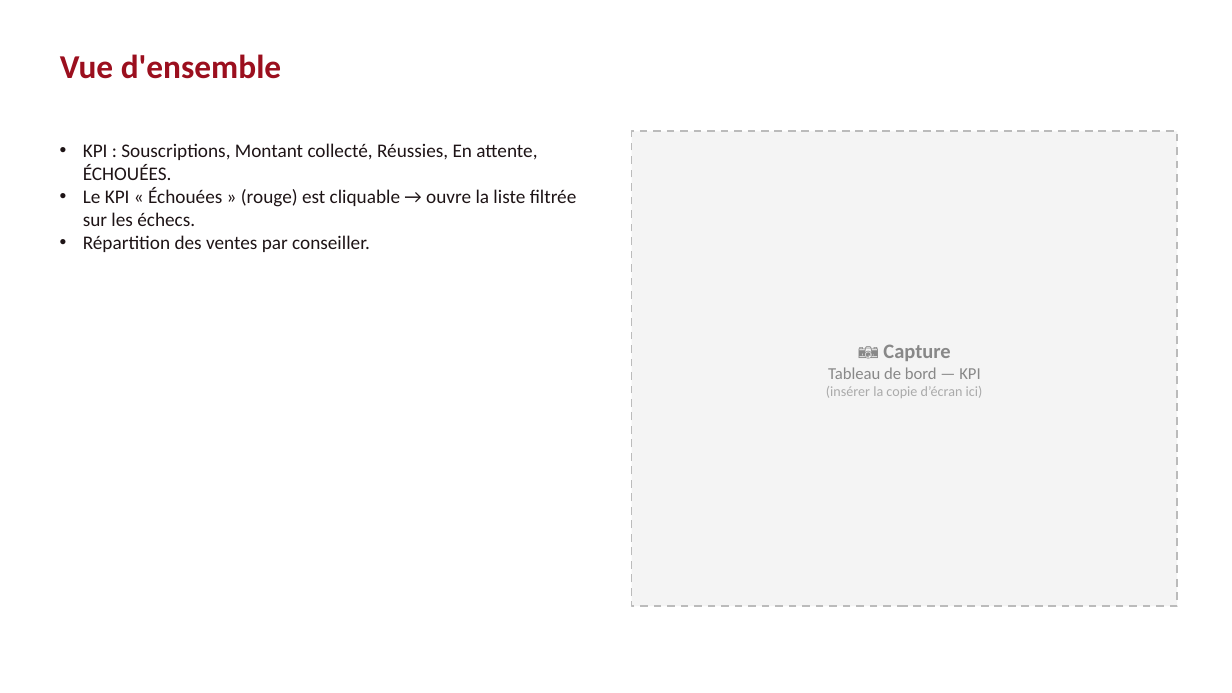
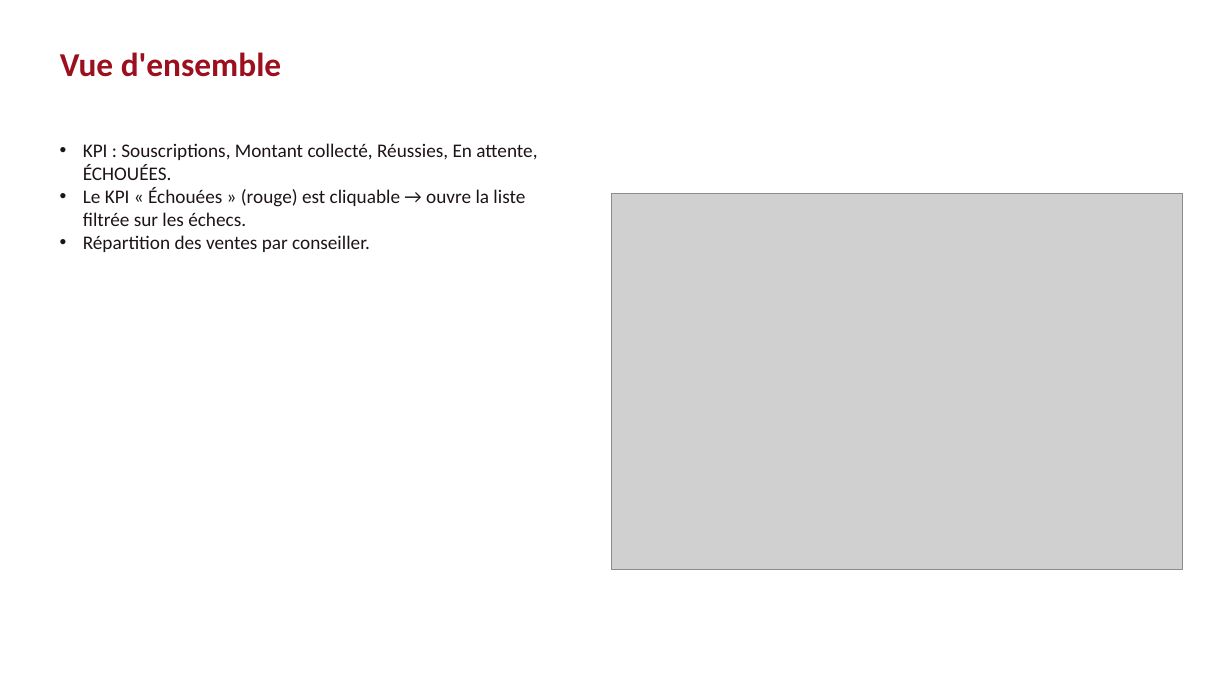
Before and after one commit to Efraim0601/promoteApp, a slide deck: slide 24 of docs/Guide-utilisateur-Carte-Promote.pptx. Drawn at 1232x693 pixels with LibreOffice and Linux fonts; fonts in the diff are those of the drawing; grey boxes stand for pictures. Boxes give left, top, right and bottom in pixels: in the first picture for what was removed or moved away, otherwise in the second. Text is boxed around its words. In the diff, an @@ line names an element or a change of style, - is before the commit and + after.

```diff
--- a/docs/Guide-utilisateur-Carte-Promote.pptx
+++ b/docs/Guide-utilisateur-Carte-Promote.pptx
@@ text "KPI : Souscriptions, Montant collecté, ..." rewrapped from [83,143,577,252] to [83,143,537,252] @@
@@ rectangle removed at [632,131,1178,606] @@
-📷 Capture
-Tableau de bord — KPI
-(insérer la copie d’écran ici)
@@ picture added at [612,193,1183,570] @@
```
Also in this commit, not shown: 22 other slides changed, 1 slide added, 2 slides removed, 12 other files.
